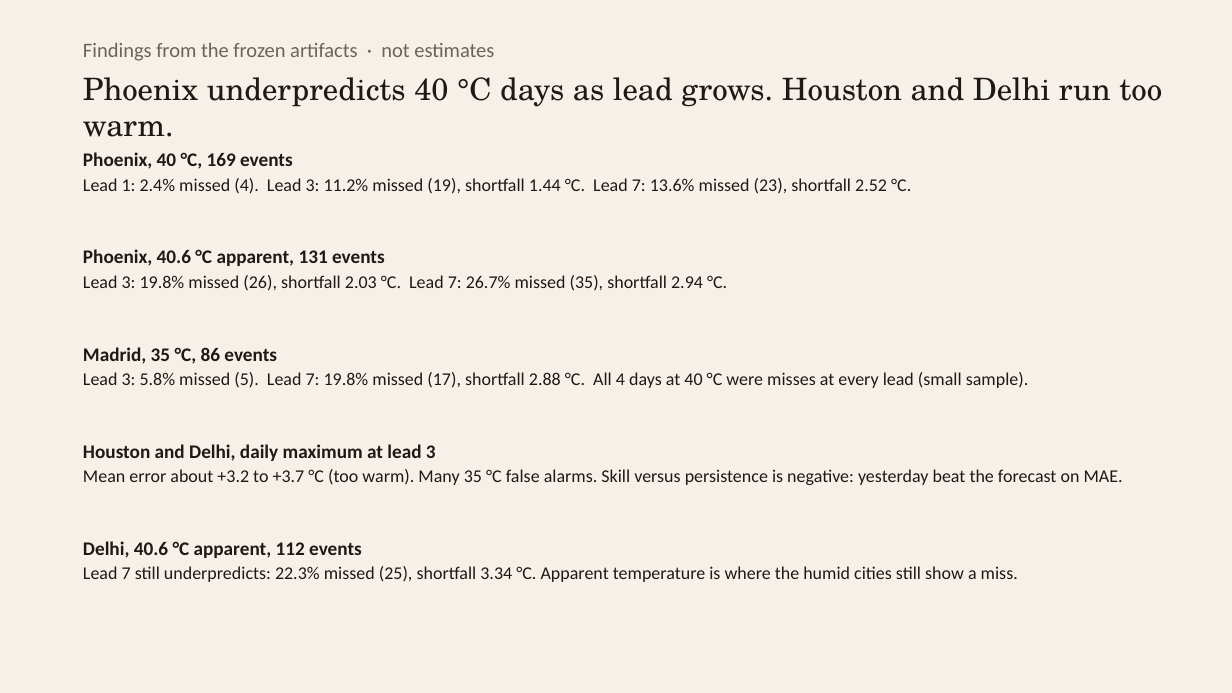
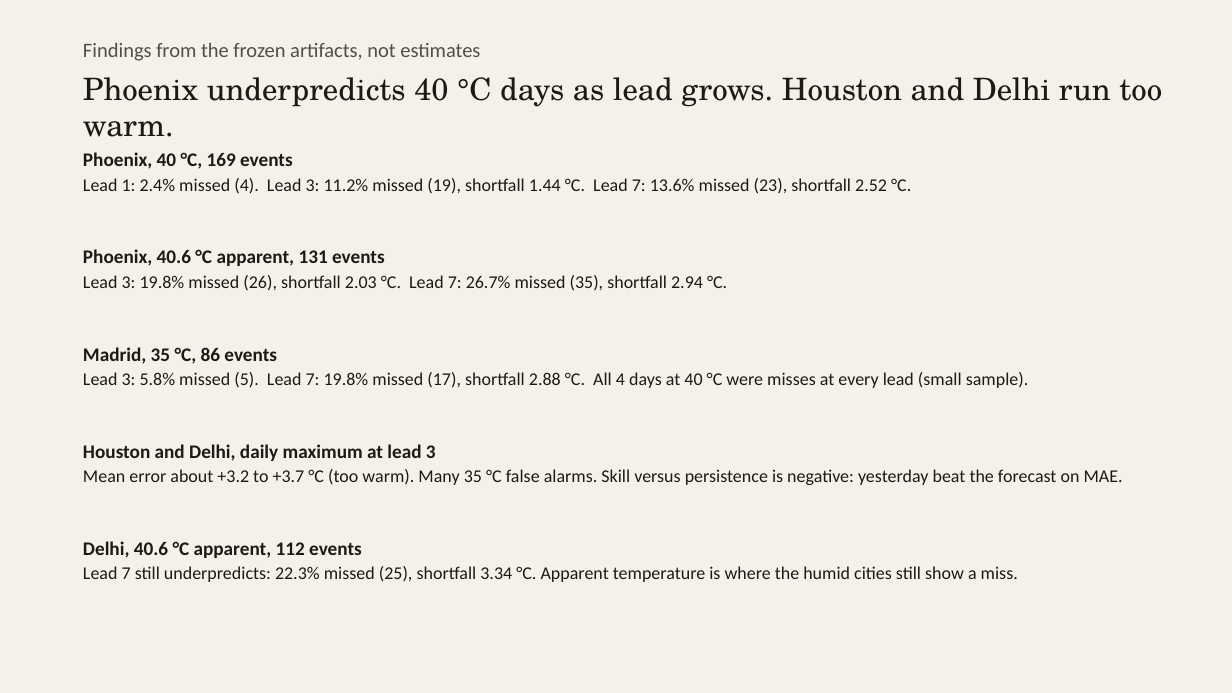
Before and after one commit to henrysammarfo/underwarned, a slide deck: slide 6 of docs/Underwarned-DATANOVA-deck.pptx. Drawn at 1232x693 pixels with LibreOffice and Linux fonts; fonts in the diff are those of the drawing. Boxes give left, top, right and bottom in pixels: in the first picture for what was removed or moved away, otherwise in the second. Text is boxed around its words. In the diff, an @@ line names an element or a change of style, - is before the commit and + after.

Commit message:
Rebuild the interface to the Underwarned design system.
The first viewport now states the Phoenix 40 °C finding, with a masthead, typographic miss ribbon, custom filters, and charts drawn from the frozen JSON. DESIGN.md is the brand source of truth. Deck visuals match the new paper and vermilion system.

```diff
--- a/docs/Underwarned-DATANOVA-deck.pptx
+++ b/docs/Underwarned-DATANOVA-deck.pptx
@@ text at (83,42,480,61): text changed; text colour #6B645C to #534E47 @@
-Findings from the frozen artifacts · not estimates
+Findings from the frozen artifacts, not estimates
```
Also in this commit, not shown: 9 other slides changed, 22 other files.
